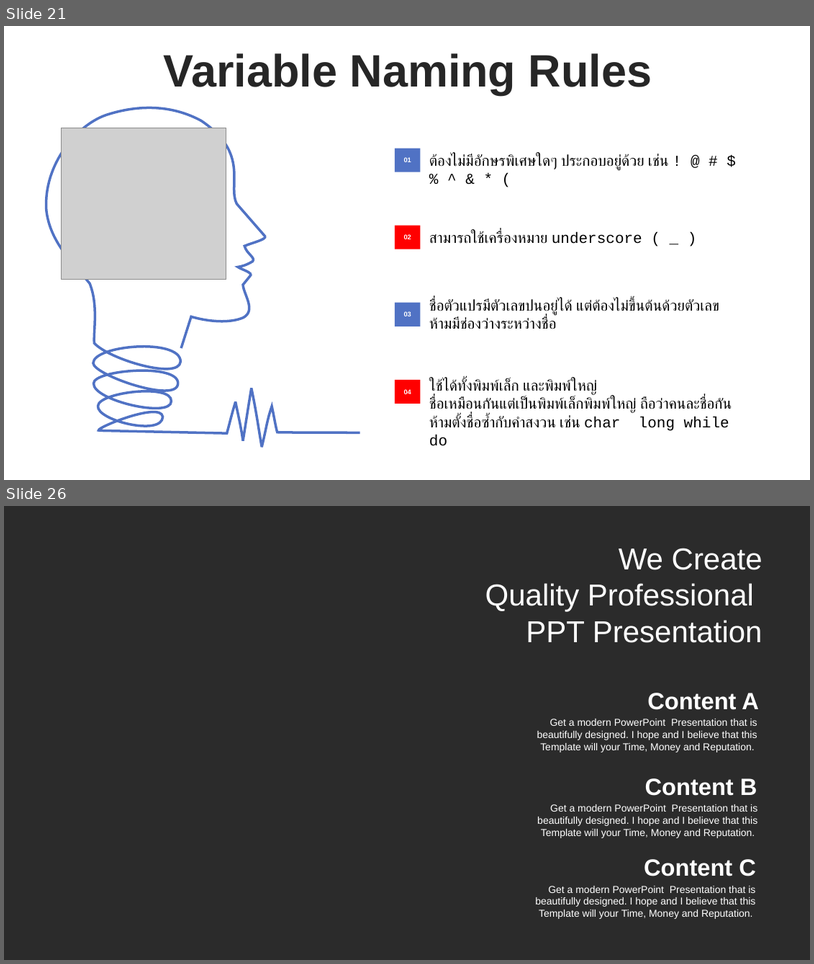
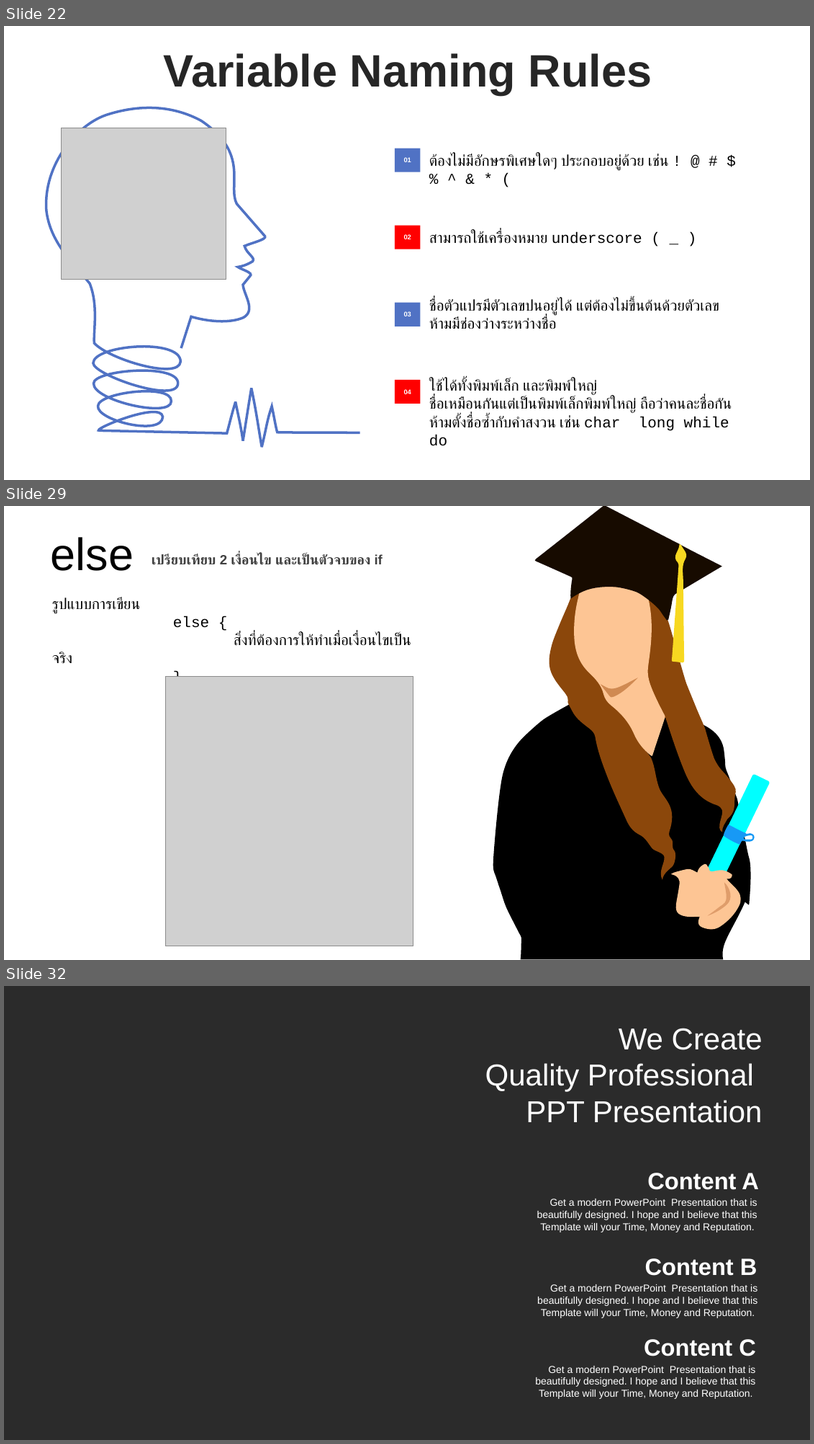
Before and after one commit to WatcharapolxFa/SolveProblemsIn-C-Language, a slide deck: LearnC/C.pptx. Shown one above the other, each under a label of ours: slides 21 and 26 before the commit, slides 22, 29 and 32 after it; the slides between them are not shown. The pictures are 814x964 and 814x1444 pixels, drawn with LibreOffice and Linux fonts; fonts in the diff are those of the drawing; grey boxes stand for pictures; background and template pictures are left out; a plain dark background stands for a picture behind light text. Boxes give left, top, right and bottom in pixels: in the first picture for what was removed or moved away, otherwise in the second. Text is boxed around its words. In the diff, an @@ line names an element or a change of style, - is before the commit and + after.

```diff
--- a/LearnC/C.pptx
+++ b/LearnC/C.pptx
@@ slide 29 added at [4, 506, 810, 960], background #FFFFFF @@
@@ text added at [51, 537, 134, 571], 54 pt, text #000000 @@
+else
@@ text added at [152, 554, 383, 565], 16 pt, text #404040, bold @@
+เปรียบเทียบ 2 เงื่อนไข และเป็นตัวจบของ if
@@ text added at [52, 597, 412, 663], 18 pt, text #000000 @@
+รูปแบบการเขียน
+else {
+สิ่งที่ต้องการให้ทำเมื่อเงื่อนไขเป็นจริง
+}
@@ picture added at [166, 676, 414, 946] @@
@@ group added at [494, 506, 770, 959]: 11 freeform shapes @@
@@ what was slide 21 is now slide 22 @@
@@ what was slide 26 is now slide 32 @@
```
Also in this commit, not shown: 1 slide changed, 9 other slides added, 3 slides removed, 2 other files.
